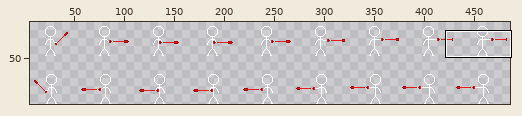
Two states of a sprite sheet, assets/player/stick_spear.png. The first picture is a wide view before the edit; the outline marks the close-up.
Close-up. Before the edit:
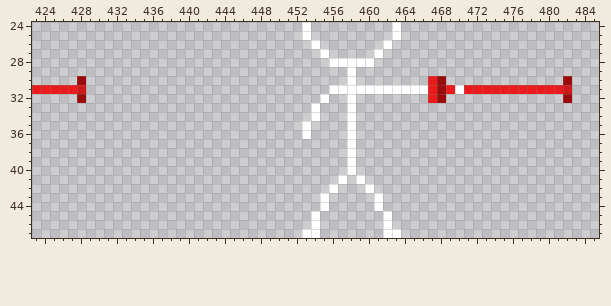
The file is 486x96 pixels. Shown: x 423..485, y 24..47. The wide view leaves out empty margins. The commit also changed other parts of the picture, which this record leaves out.
Once edited:
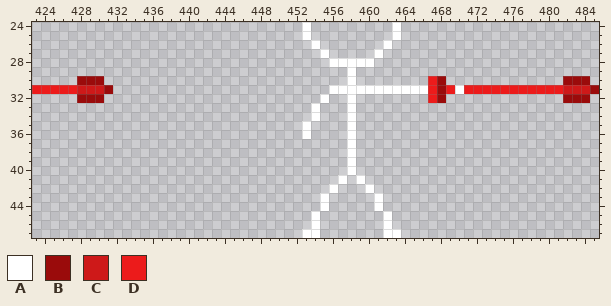
Palette (. is transparent): A #ffffff  B #9a0b0b  C #ce1919  D #ec1b1b
The exact change:
Colour B is added in row 30 at x 429 to 430 and 483 to 484; in row 31 at x 431 and 485; in row 32 at x 429 to 430 and 483 to 484.
Colour C is added in row 31 at x 429 to 430 and 483 to 484.
Where, in picture pixels (left, top, right, bottom), the same in both close-ups:
added: (86, 76, 113, 103)
added: (572, 76, 599, 103)
